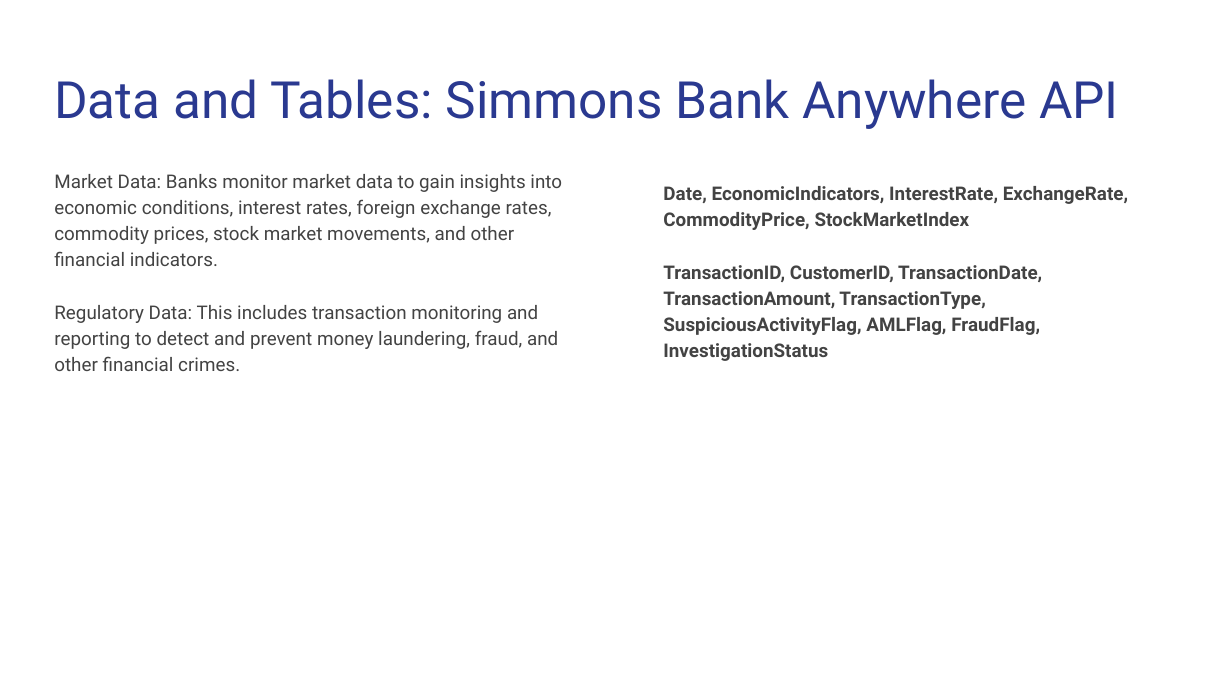
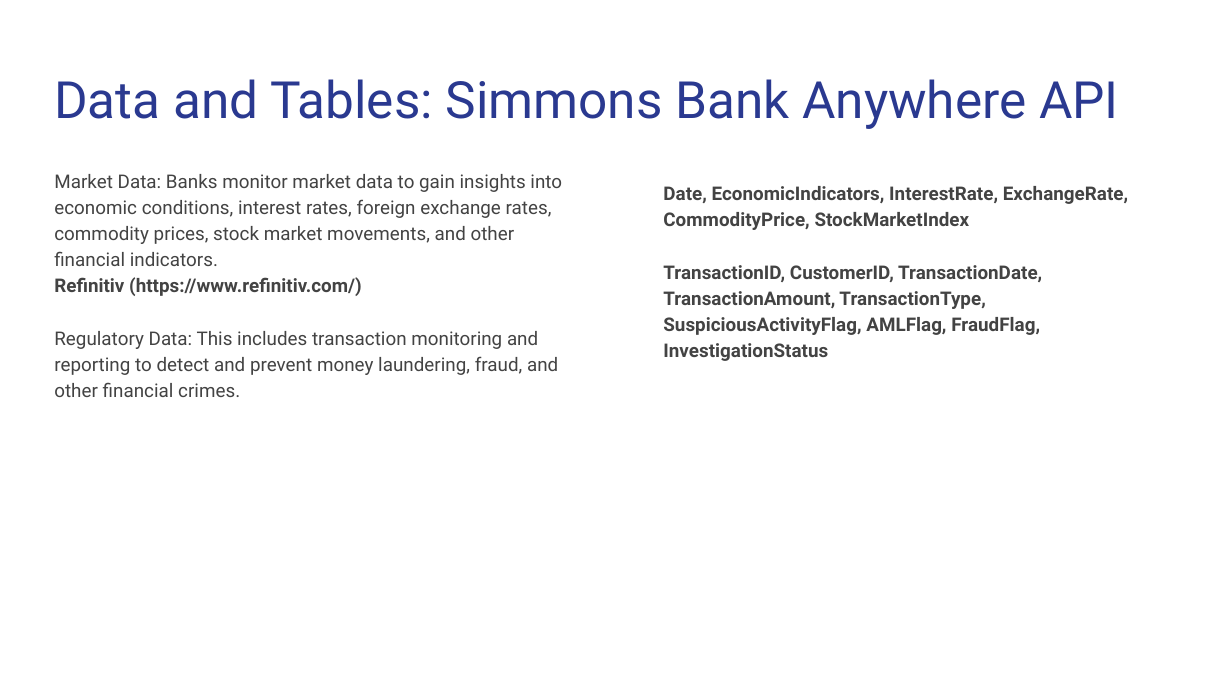
Before and after one commit to gayathri246p/homeworks, a slide deck: slide 5 of Project use case.pptx (slide 4 before the commit). Drawn at 1232x693 pixels with LibreOffice and Linux fonts; fonts in the diff are those of the drawing. Boxes give left, top, right and bottom in pixels: in the first picture for what was removed or moved away, otherwise in the second. Text is boxed around its words. In the diff, an @@ line names an element or a change of style, - is before the commit and + after.

```diff
--- a/Project use case.pptx
+++ b/Project use case.pptx
@@ text at <box>54,277,362,296</box>: paragraph added @@
+Refinitiv (https://www.refinitiv.com/)
```
Also in this commit, not shown: 1 other slide changed, 2 slides added, 2 slides removed.
